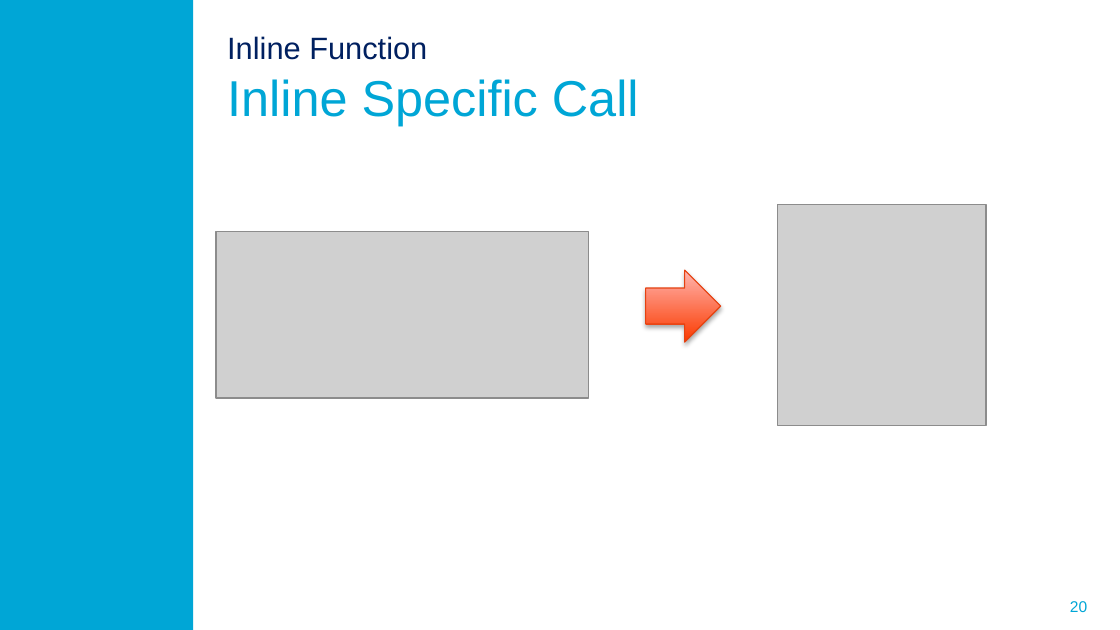
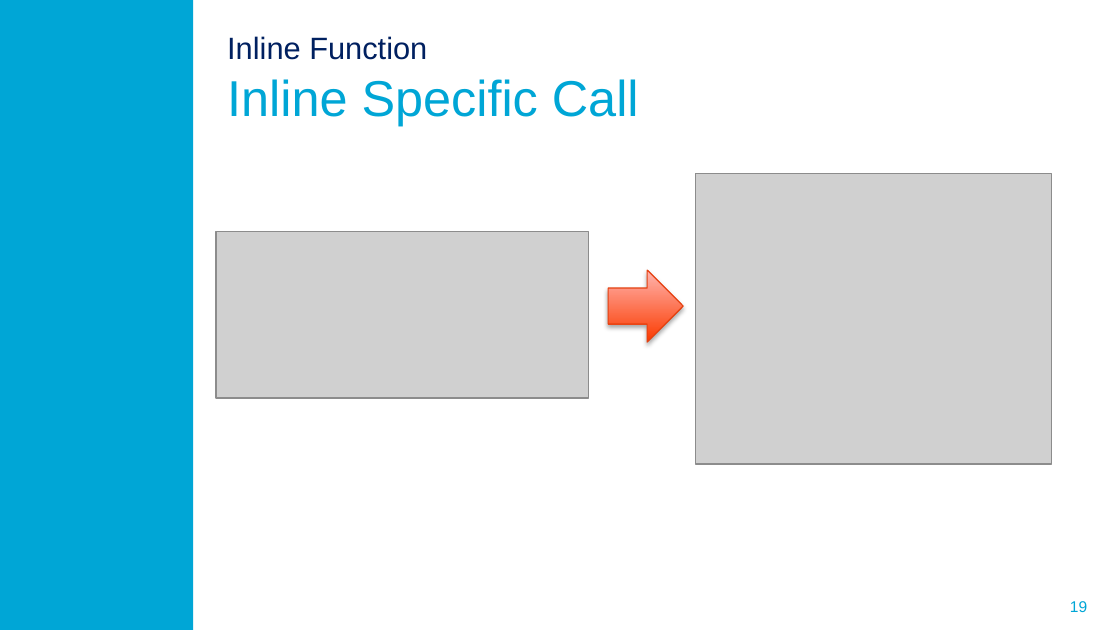
Before and after one commit to ProMisDev/metaborg-tiger, a slide deck: slide 19 of presentation/Misteli_Refactoring_in_Spoofax.pptx (slide 20 before the commit). Drawn at 1120x630 pixels with LibreOffice and Linux fonts; fonts in the diff are those of the drawing; grey boxes stand for pictures; background and template pictures are left out. Boxes give left, top, right and bottom in pixels: in the first picture for what was removed or moved away, otherwise in the second. Text is boxed around its words. In the diff, an @@ line names an element or a change of style, - is before the commit and + after.

Commit message:
Add slides for inline function

```diff
--- a/presentation/Misteli_Refactoring_in_Spoofax.pptx
+++ b/presentation/Misteli_Refactoring_in_Spoofax.pptx
@@ picture added at (696, 174, 1052, 464) @@
@@ picture removed at (778, 204, 987, 426) @@
@@ right arrow: place and size @@
-right arrow at (645, 270, 720, 342)
+right arrow at (608, 270, 683, 342)
@@ page number at (1070, 601, 1087, 612): text changed @@
-20
+19
```
Also in this commit, not shown: 5 other slides changed, 1 slide added, 1 slide removed, 3 other files.
